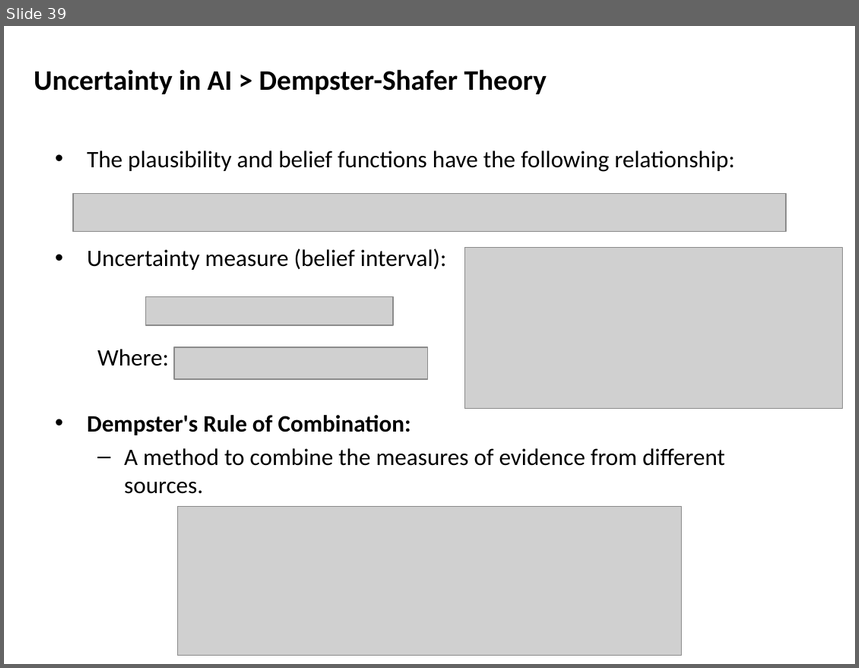
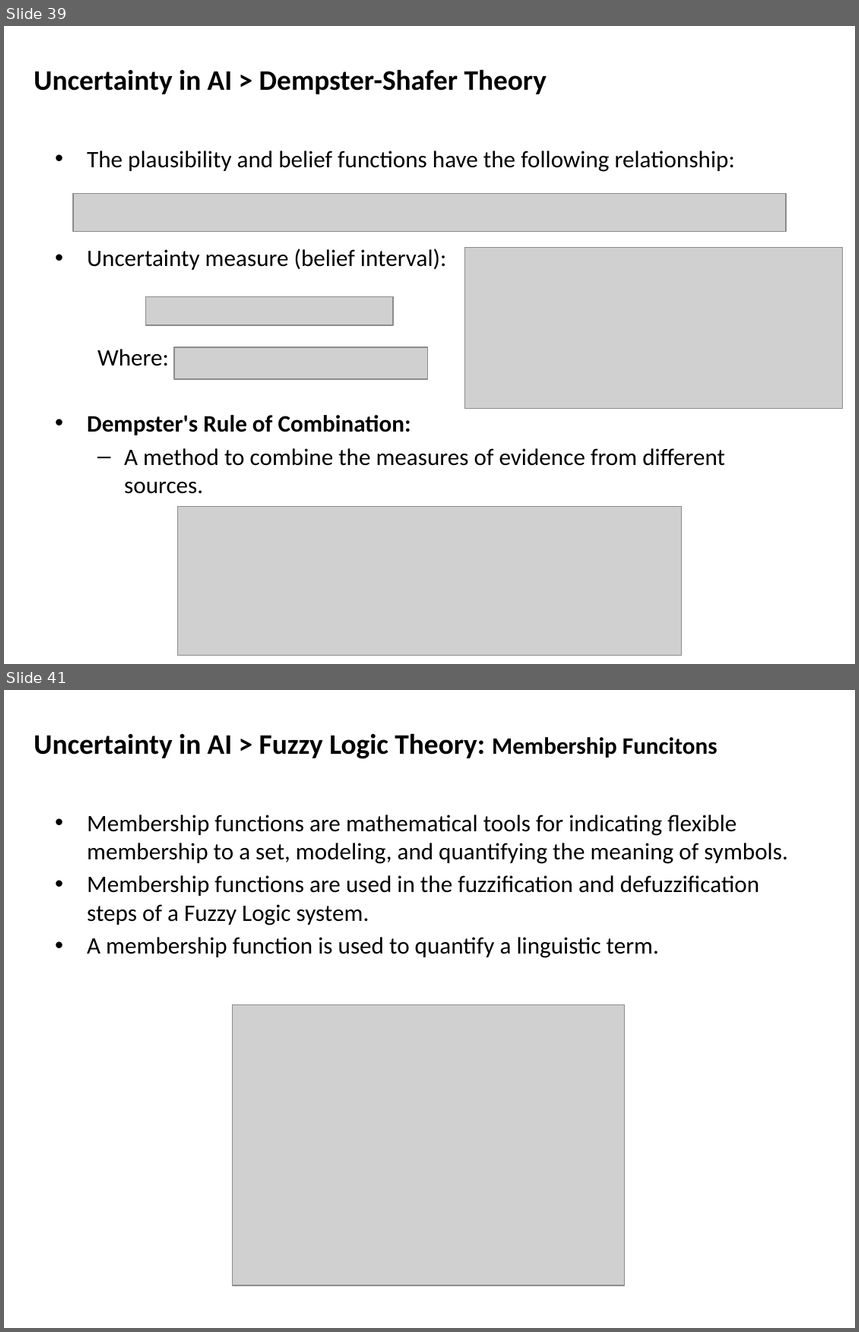
Before and after one commit to mshayganfar/CompExam1, a slide deck: presentation/PhD-comprehensive-exam.pptx. Shown one above the other, each under a label of ours: slide 39 before the commit, slides 39 and 41 after it; the slides between them are not shown. The pictures are 859x668 and 859x1332 pixels, drawn with LibreOffice and Linux fonts; fonts in the diff are those of the drawing; grey boxes stand for pictures. Boxes give left, top, right and bottom in pixels: in the first picture for what was removed or moved away, otherwise in the second. Text is boxed around its words. In the diff, an @@ line names an element or a change of style, - is before the commit and + after.

Commit message:
Fuzzy Logic
Finished Fuzzy Logic theory.

```diff
--- a/presentation/PhD-comprehensive-exam.pptx
+++ b/presentation/PhD-comprehensive-exam.pptx
@@ slide 41 added at (4, 690, 855, 1328), background #FFFFFF @@
@@ text added at (34, 733, 718, 759), 24 pt, text #000000, bold @@
+Uncertainty in AI > Fuzzy Logic Theory: Membership Funcitons
@@ text added at (87, 815, 788, 958), 20 pt, text #000000 @@
+• Membership functions are mathematical tools for indicating flexible membership to a set, modeling, and quantifying the meaning of symbols.
+• Membership functions are used in the fuzzification and defuzzification steps of a Fuzzy Logic system.
+• A membership function is used to quantify a linguistic term.
@@ picture added at (232, 1005, 623, 1286) @@
```
Also in this commit, not shown: 4 other slides added.
